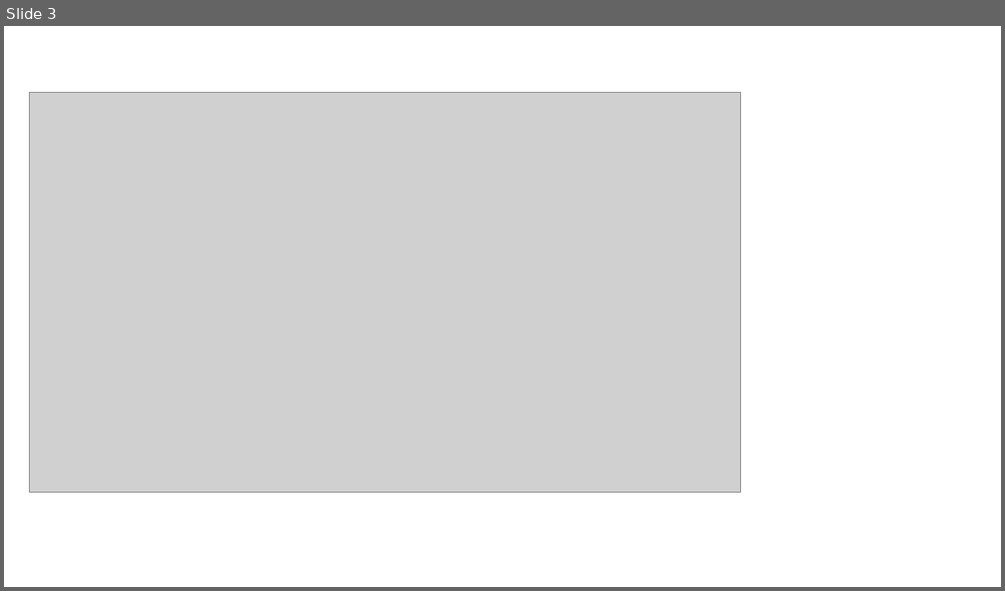
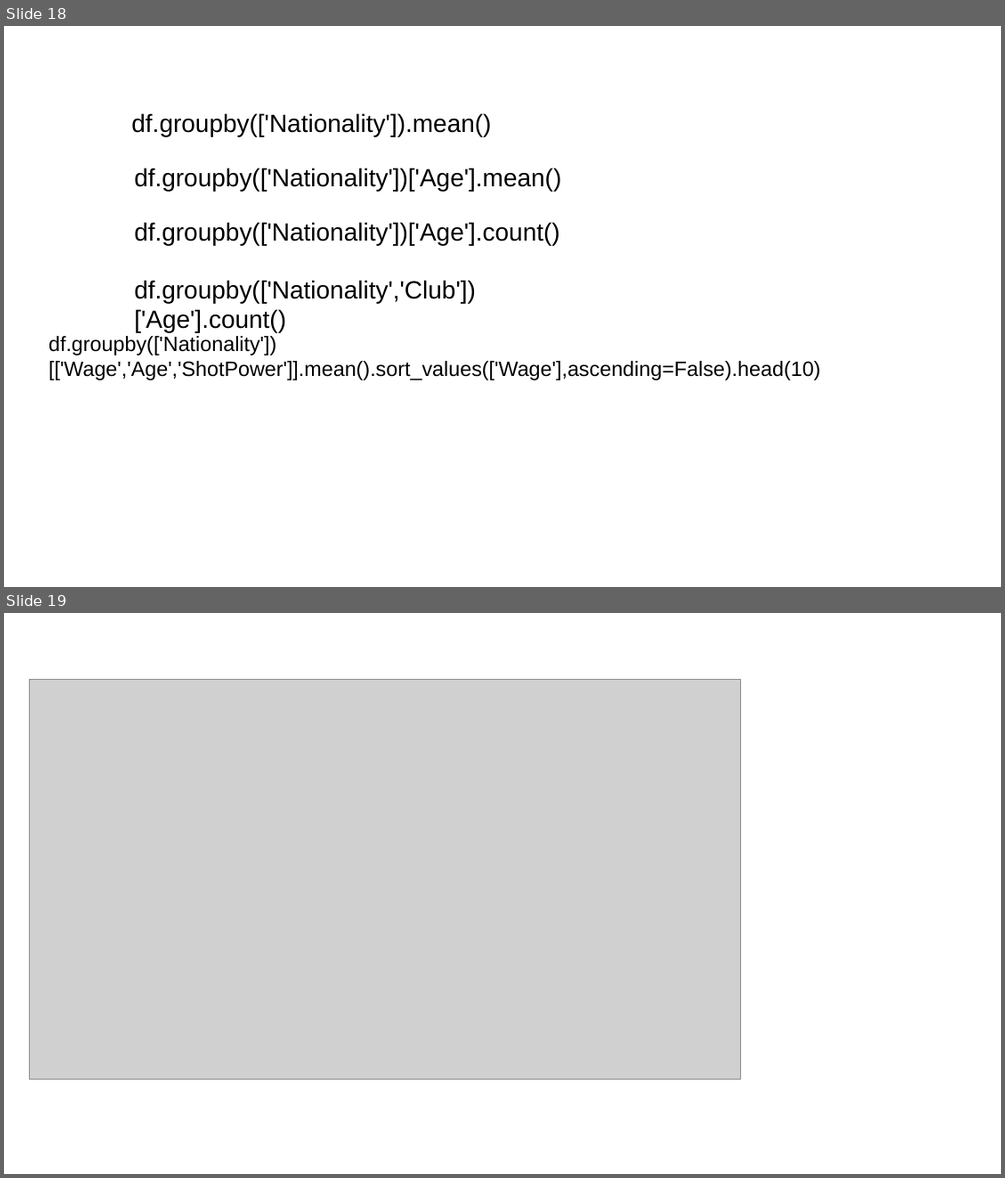
Before and after one commit to nesrv/pt-cgis, a slide deck: m30/ppt/презентация.pptx. Shown one above the other, each under a label of ours: slide 3 before the commit, slides 18 and 19 after it. The pictures are 1005x591 and 1005x1178 pixels, drawn with LibreOffice and Linux fonts; fonts in the diff are those of the drawing; grey boxes stand for pictures; background and template pictures are left out. Boxes give left, top, right and bottom in pixels: in the first picture for what was removed or moved away, otherwise in the second. Text is boxed around its words. In the diff, an @@ line names an element or a change of style, - is before the commit and + after.

```diff
--- a/m30/ppt/презентация.pptx
+++ b/m30/ppt/презентация.pptx
@@ slide 18 added at <box>4,26,1001,587</box>, background #FFFFFF @@
@@ text added at <box>131,113,491,137</box>, 18 pt, text #000000 @@
+df.groupby(['Nationality']).mean()
@@ text added at <box>134,168,561,191</box>, 18 pt, text #000000 @@
+df.groupby(['Nationality'])['Age'].mean()
@@ text added at <box>134,222,560,245</box>, 18 pt, text #000000 @@
+df.groupby(['Nationality'])['Age'].count()
@@ text added at <box>134,280,476,332</box>, 18 pt, text #000000 @@
+df.groupby(['Nationality','Club'])['Age'].count()
@@ text added at <box>48,336,820,380</box>, 15 pt, text #000000 @@
+df.groupby(['Nationality'])[['Wage','Age','ShotPower']].mean().sort_values(['Wage'],ascending=False).head(10)
@@ what was slide 3 is now slide 19 @@
```
Also in this commit, not shown: 15 other slides added, 4 other files.
